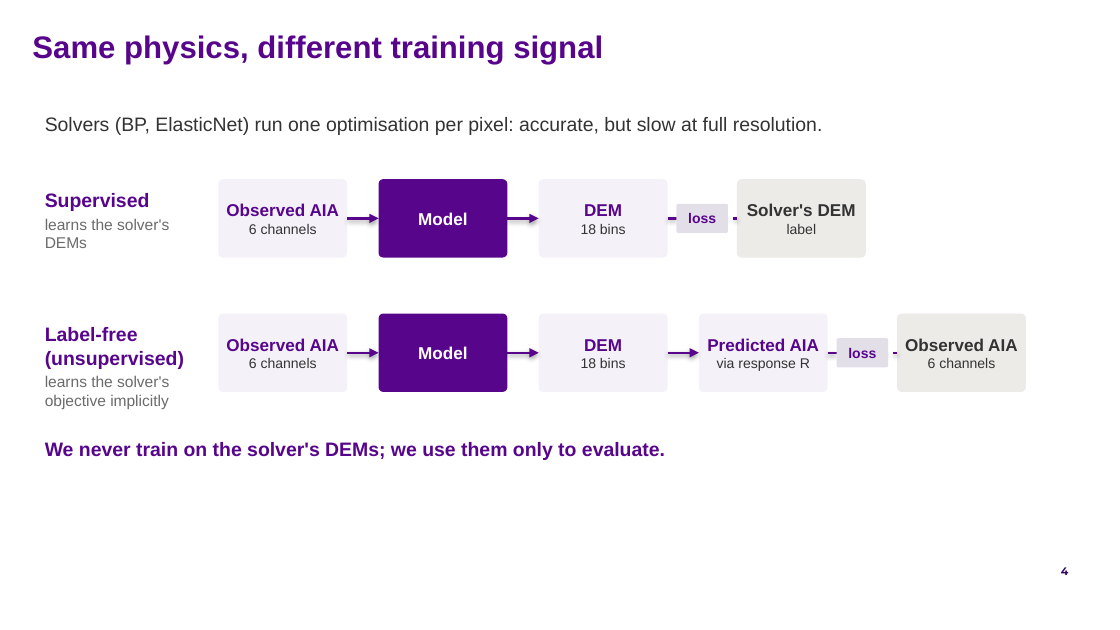
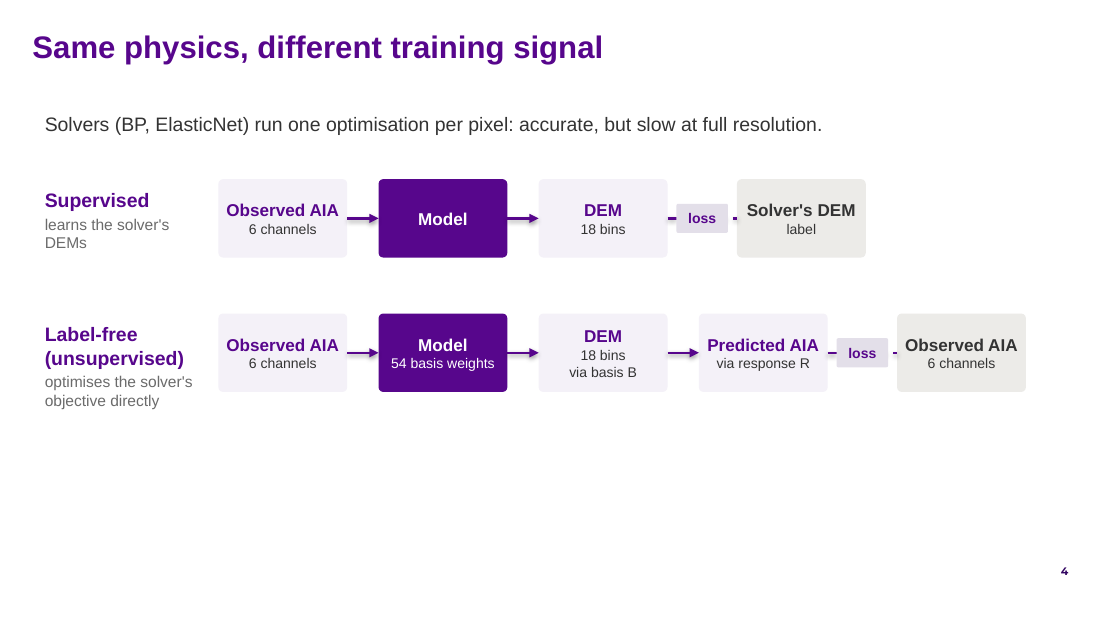
Before and after one commit to FruitPnchSamuraiG/solar-dem-inversion, a slide deck: slide 4 of slides/DEM_deck_v2.pptx. Drawn at 1120x630 pixels with LibreOffice and Linux fonts; fonts in the diff are those of the drawing; background and template pictures are left out. Boxes give left, top, right and bottom in pixels: in the first picture for what was removed or moved away, otherwise in the second. Text is boxed around its words. In the diff, an @@ line names an element or a change of style, - is before the commit and + after.

```diff
--- a/slides/DEM_deck_v2.pptx
+++ b/slides/DEM_deck_v2.pptx
@@ text in rounded rectangle at box(391, 358, 494, 371): paragraph added @@
+54 basis weights
@@ text at box(45, 375, 192, 409): text changed @@
-learns the solver's objective implicitly
+optimises the solver's objective directly
@@ text in rounded rectangle at box(569, 367, 637, 377): paragraph added @@
+via basis B
@@ text removed at box(45, 442, 665, 460) @@
-We never train on the solver's DEMs; we use them only to evaluate.
```
Also in this commit, not shown: 9 other slides changed, 6 other files.
